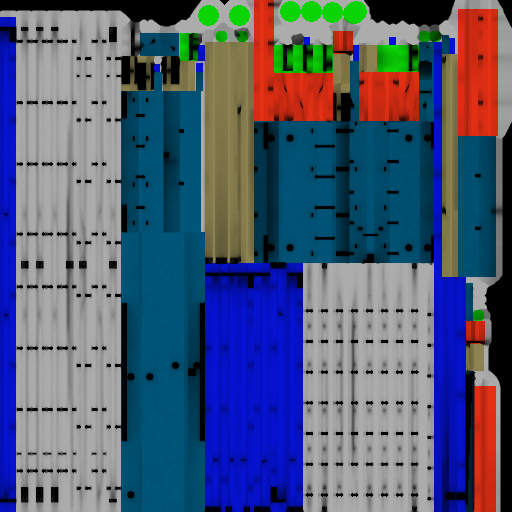
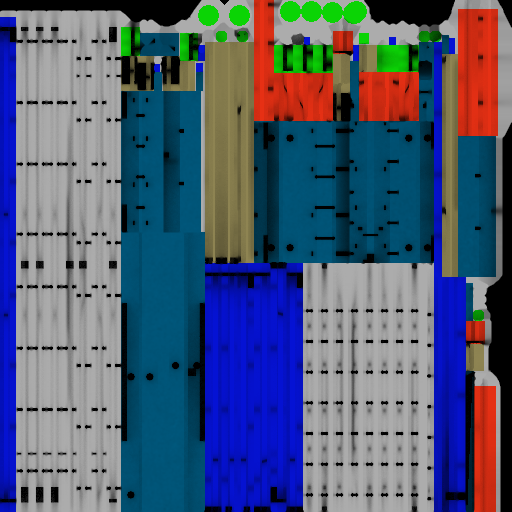
Before/after of a 512 x 512 layered artwork. What changed in the layer stack:
painted on "Фон #2" over (121, 27, 369, 56)
